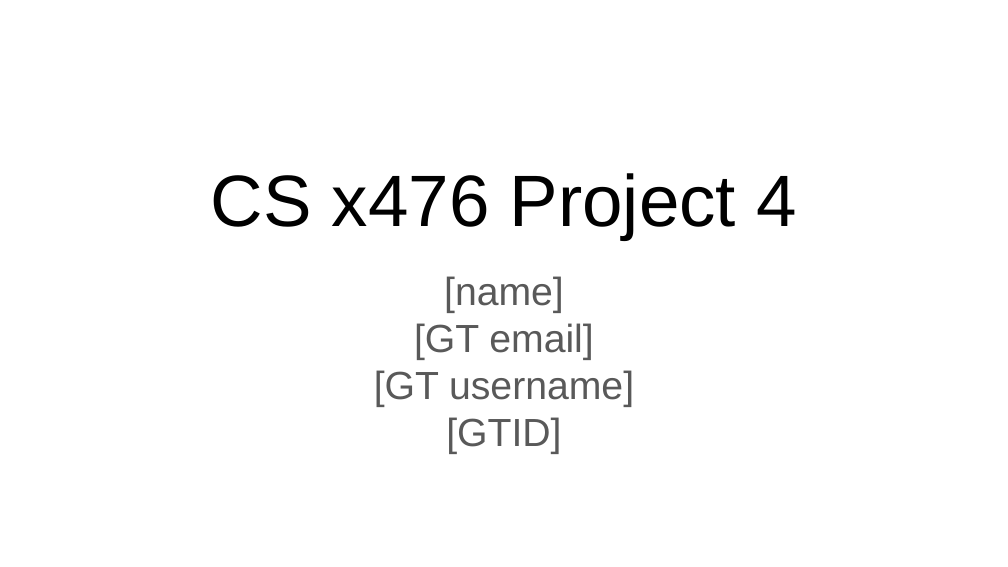
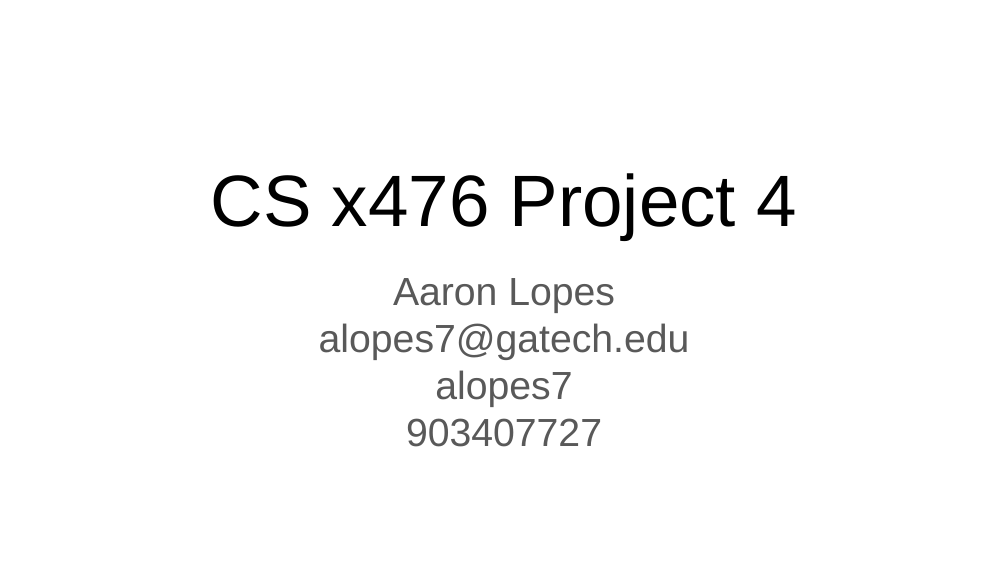
Before and after one commit to AaronLopes/vision-projs, a slide deck: slide 1 of cv_proj4_release/cv_proj4_template.pptx. Drawn at 1008x567 pixels with LibreOffice and Linux fonts; fonts in the diff are those of the drawing. Boxes give left, top, right and bottom in pixels: in the first picture for what was removed or moved away, otherwise in the second. Text is boxed around its words. In the diff, an @@ line names an element or a change of style, - is before the commit and + after.

```diff
--- a/cv_proj4_release/cv_proj4_template.pptx
+++ b/cv_proj4_release/cv_proj4_template.pptx
@@ subtitle at (x1=319, y1=278, x2=690, y2=447): text changed @@
-[name]
-[GT email]
-[GT username]
-[GTID]
+Aaron Lopes
+alopes7@gatech.edu
+alopes7
+903407727
```
Also in this commit, not shown: 4 other slides changed, 4 other files.
